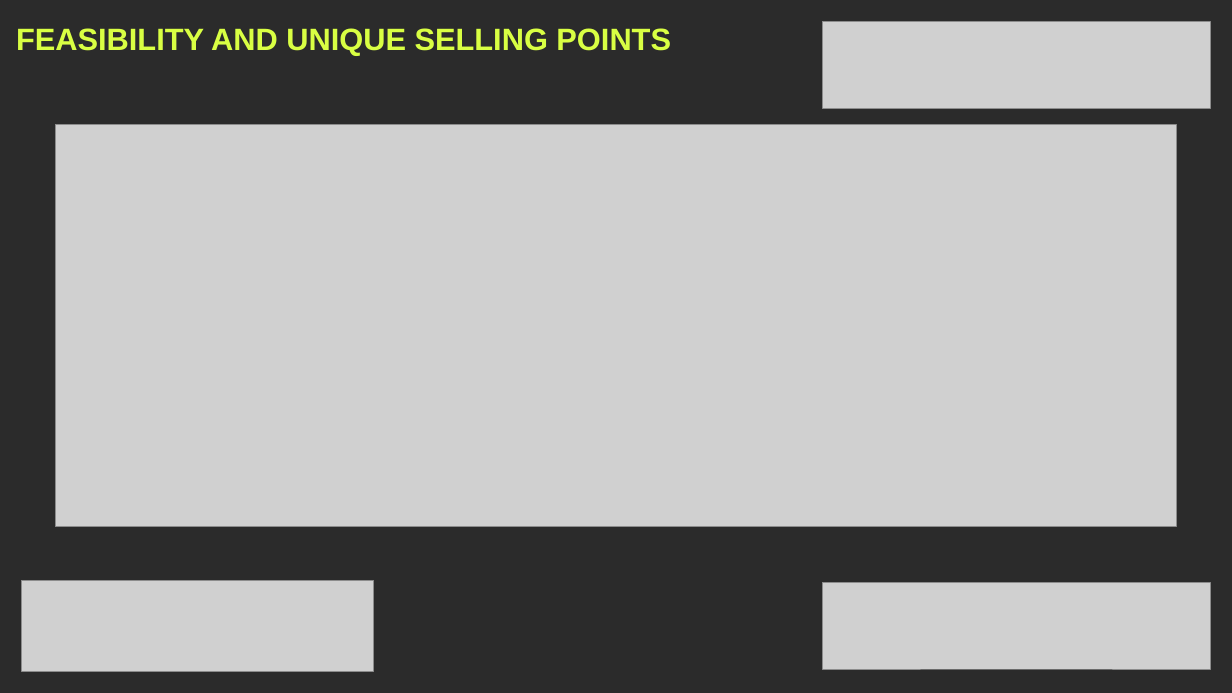
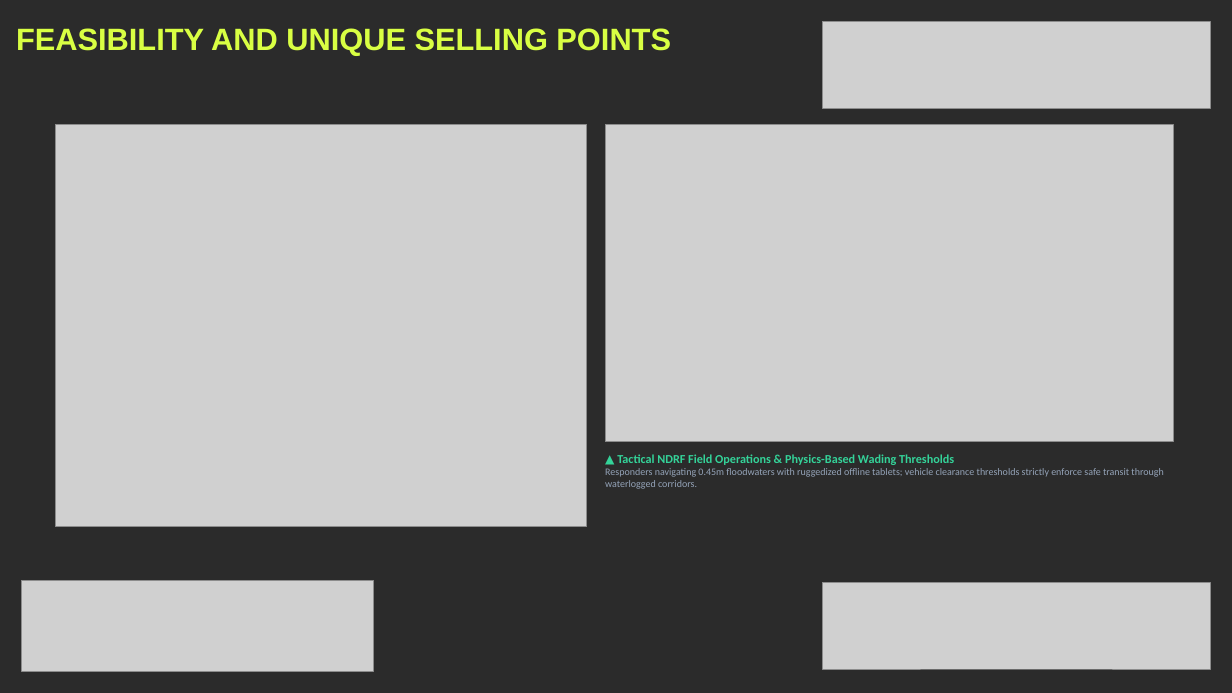
Before and after one commit to Vishnu-3727/nadi-net, a slide deck: slide 5 of NADI_NET_K_HACKS_Presentation.pptx. Drawn at 1232x693 pixels with LibreOffice and Linux fonts; fonts in the diff are those of the drawing; grey boxes stand for pictures; background and template pictures are left out; a plain dark background stands for a picture behind light text. Boxes give left, top, right and bottom in pixels: in the first picture for what was removed or moved away, otherwise in the second. Text is boxed around its words. In the diff, an @@ line names an element or a change of style, - is before the commit and + after.

Commit message:
feat(presentation): enrich deck with AI-generated disaster realism, 3D digital twin, and tactical response imagery

```diff
--- a/NADI_NET_K_HACKS_Presentation.pptx
+++ b/NADI_NET_K_HACKS_Presentation.pptx
@@ picture: place and size @@
-picture at [55, 125, 1177, 527]
+picture at [55, 125, 587, 527]
@@ picture added at [605, 125, 1174, 442] @@
@@ text added at [605, 454, 1163, 489], 7.8 pt, text #94A3B8 @@
+▲ Tactical NDRF Field Operations & Physics-Based Wading Thresholds
+Responders navigating 0.45m floodwaters with ruggedized offline tablets; vehicle clearance thresholds strictly enforce safe transit through waterlogged corridors.
```
Also in this commit, not shown: 2 other slides changed, 3 other files.
